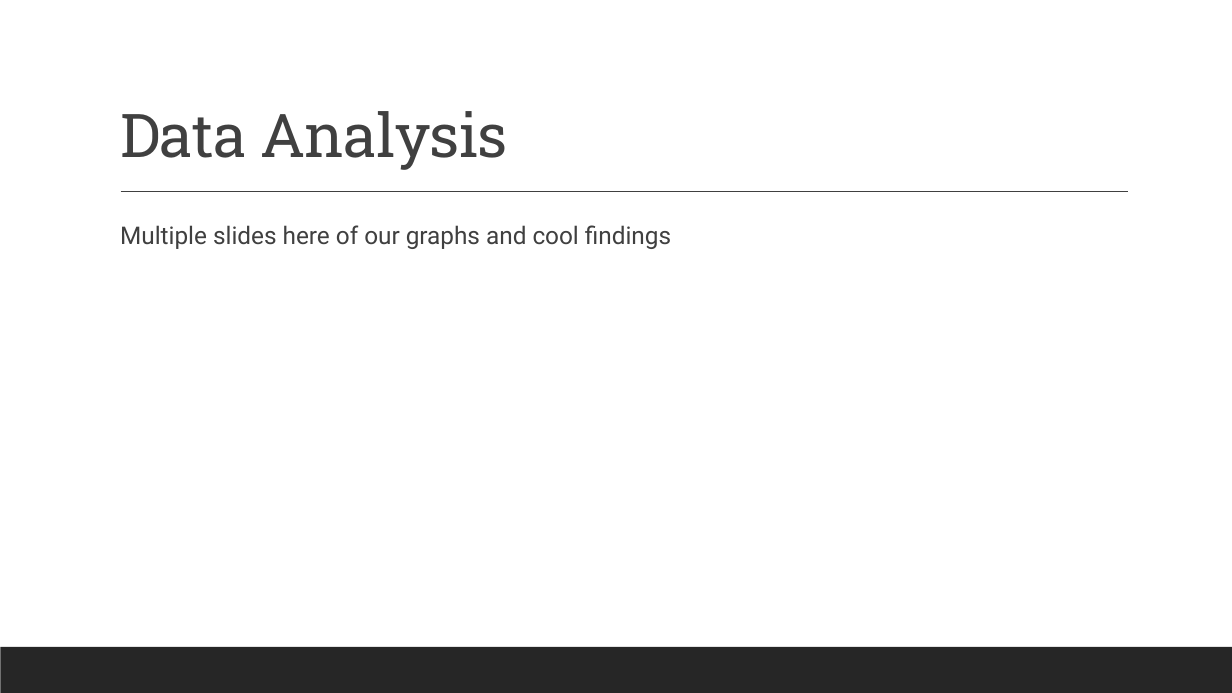
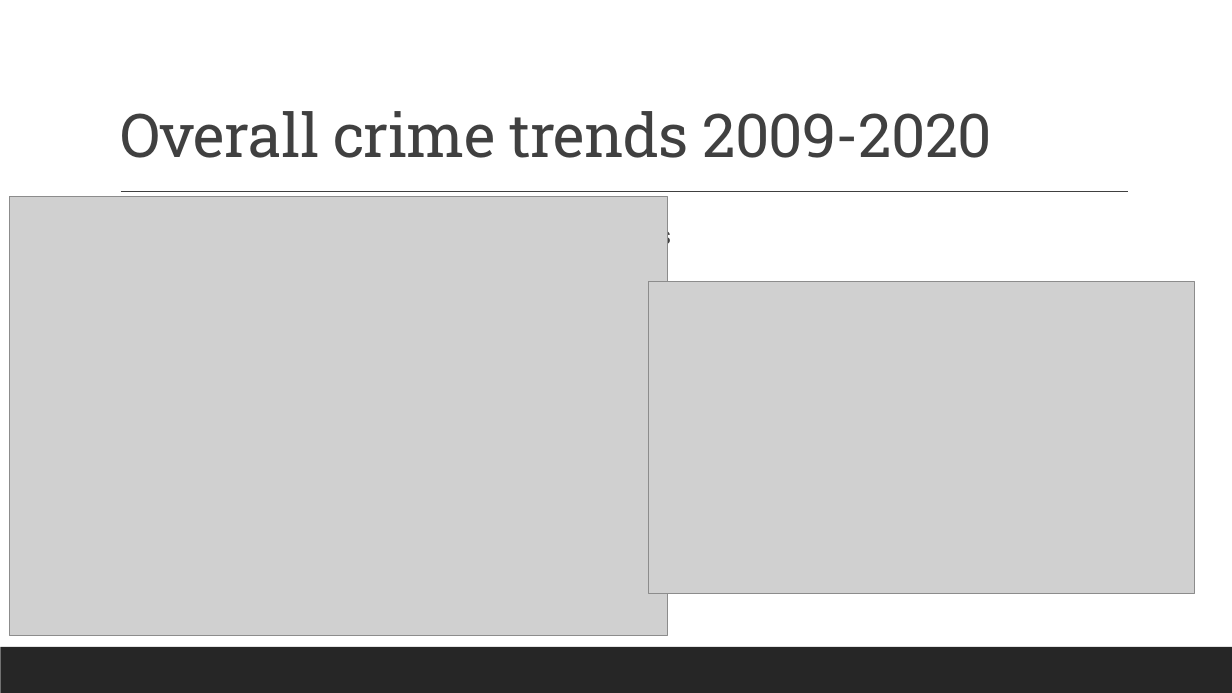
Before and after one commit to cayelsie/Crime-trends-in-Atlanta, a slide deck: slide 4 of Kelly/Crime Trends in the Atlanta Area.pptx. Drawn at 1232x693 pixels with LibreOffice and Linux fonts; fonts in the diff are those of the drawing; grey boxes stand for pictures. Boxes give left, top, right and bottom in pixels: in the first picture for what was removed or moved away, otherwise in the second. Text is boxed around its words. In the diff, an @@ line names an element or a change of style, - is before the commit and + after.

```diff
--- a/Kelly/Crime Trends in the Atlanta Area.pptx
+++ b/Kelly/Crime Trends in the Atlanta Area.pptx
@@ title at bbox=[120, 111, 992, 158]: text changed @@
-Data Analysis
+Overall crime trends 2009-2020
@@ picture added at bbox=[9, 197, 667, 636] @@
@@ picture added at bbox=[649, 282, 1195, 593] @@
```
Also in this commit, not shown: 1 other slide changed, 7 slides added, 8 other files.
